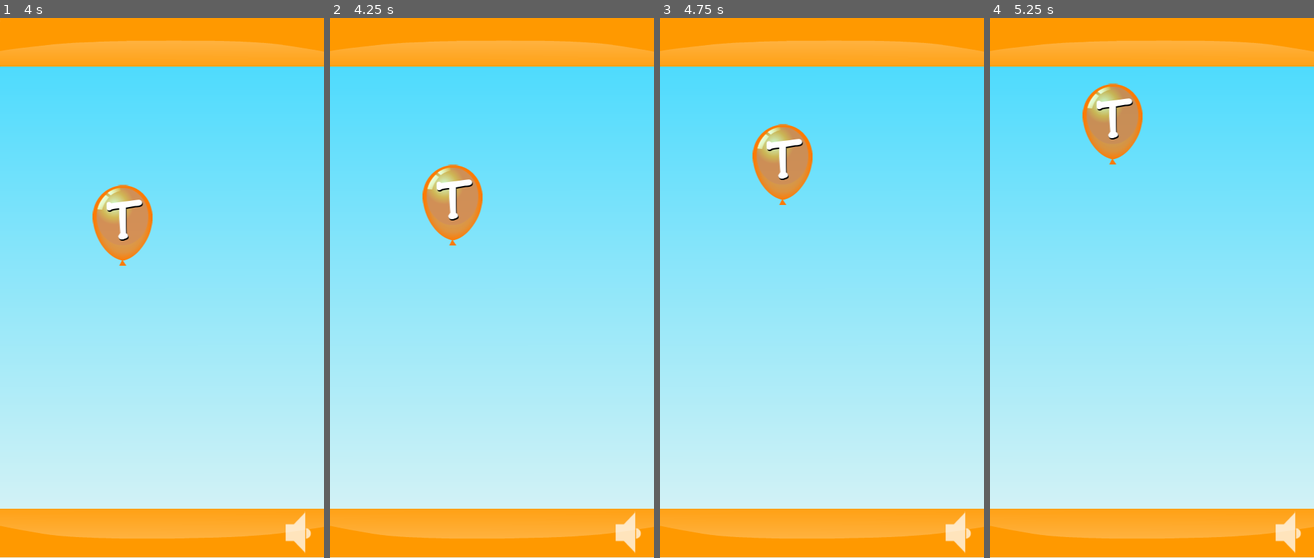
Above: before the commit, frames 1-4 (left to right).
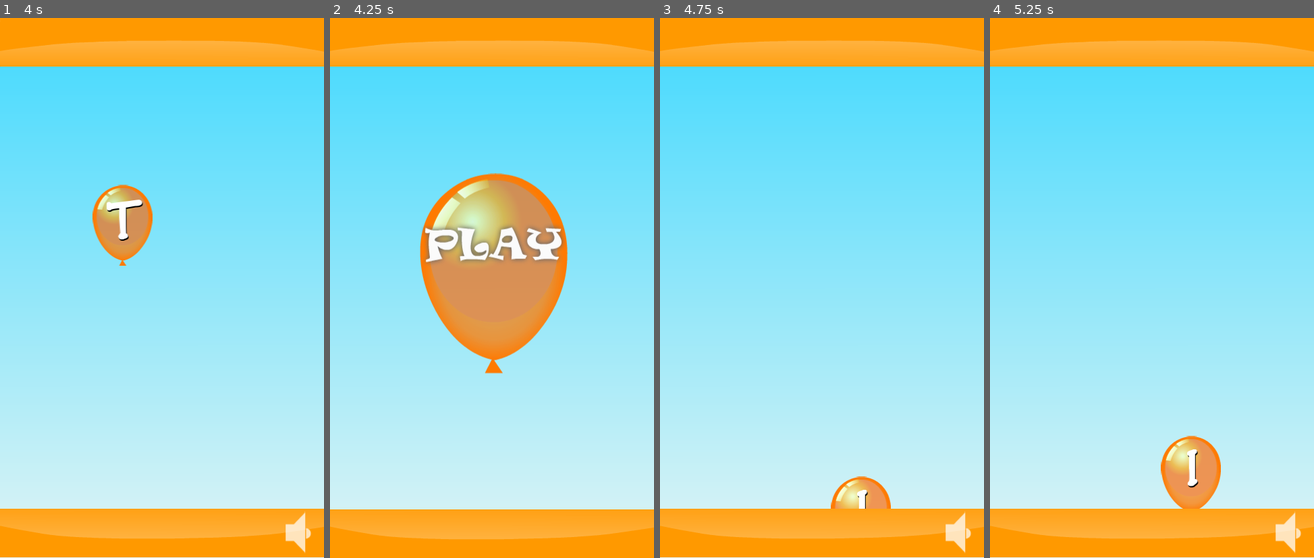
Above: after the commit, the same moments.

Repository: salvadorjhai/Godot-Baloon-Smasher
Game: Godot game, scene res://InGame.tscn
Two runs of this game, one before a commit and one after it. Both use one fixed random seed, a clock stepped at 60 frames per second and the inputs below. This scene is started directly instead of the project's main scene.
Inputs (mouse positions are in pixels of both pictures, inside the frame that each line leads up to):
- Up to frame 1 (4 s): tap Enter at 0.5, 0.6, 1.35, 2.1, 2.85, 3.6 s
- Up to frame 2 (4.25 s): tap Escape at 4.15 s
- Up to frame 3 (4.75 s): click (825, 271) at 4.27 s
- Up to frame 4 (5.25 s): tap Enter at 5.1 s

Frame 1 is identical in both runs. In frame 2, 14% of the frame differs, in the area x 0-100%, y 27-100%; in frame 3, 2.9%; in frame 4, 4.0%.

Commit message:
updated
key input enter - to get on game, esc to exit game.

Diff:
--- a/InGame.gd
+++ b/InGame.gd
@@ -18,6 +18,10 @@
 #func _process(delta):
 #	pass
 
+func _input(event):
+	if event is InputEventKey and event.is_pressed():
+		if event.scancode == KEY_ESCAPE:
+			get_tree().change_scene("res://StartMenu.tscn")
 
 func _on_btnMusicOnOff_pressed():
 	if is_on == true:
--- a/InGame.tscn
+++ b/InGame.tscn
@@ -115,5 +115,6 @@
 [node name="musicPlayer" type="AudioStreamPlayer" parent="."]
 stream = ExtResource( 13 )
 volume_db = -15.0
+
 [connection signal="pressed" from="CenterContainer/bgMusicOnOff/btnMusicOnOff" to="." method="_on_btnMusicOnOff_pressed"]
 [connection signal="animation_finished" from="PlayerBalloon" to="PlayerBalloon" method="_on_PlayerBalloon_animation_finished"]
--- a/Intro.tscn
+++ b/Intro.tscn
@@ -114,5 +114,6 @@
 
 [node name="AudioStreamPlayer" type="AudioStreamPlayer" parent="."]
 stream = ExtResource( 12 )
+
 [connection signal="animation_finished" from="AnimationPlayer" to="." method="_on_AnimationPlayer_animation_finished"]
 [connection signal="animation_finished" from="AnimationPlayer/AnimatedSpriteBaloon" to="." method="_on_AnimatedSpriteBaloon_animation_finished"]
--- a/PlayerBalloon.gd
+++ b/PlayerBalloon.gd
@@ -20,9 +20,11 @@
 	n.position = n.position.move_toward(Vector2(n.position.x, -120), delta * 120)
 
 	# if out of bounds
-	if n.position.y <= -120:
-		soundPlayer.play()
-		Reset()
+	if n.position.y <= 73:
+		get_node(".").play(currentColor)
+		soundPlayer.play(0)
+#		soundPlayer.play()
+#		Reset()
 
 func Reset():
 	var n = get_node(".")
--- a/StartMenu.gd
+++ b/StartMenu.gd
@@ -16,7 +16,12 @@
 # Called every frame. 'delta' is the elapsed time since the previous frame.
 #func _process(delta):
 #	pass
-
+func _input(event):
+	if event is InputEventKey and event.is_pressed():
+		if event.scancode == KEY_ENTER:
+			 _on_btnPlay_pressed()
+		if event.scancode == KEY_ESCAPE:
+			get_tree().quit()
 
 func _on_btnPlay_pressed():
 	get_node("menuSound").play()
--- a/StartMenu.tscn
+++ b/StartMenu.tscn
@@ -52,4 +52,5 @@
 
 [node name="menuSound" type="AudioStreamPlayer" parent="."]
 stream = ExtResource( 6 )
+
 [connection signal="pressed" from="play_buttonfw/btnPlay" to="." method="_on_btnPlay_pressed"]
--- a/project.godot
+++ b/project.godot
@@ -10,7 +10,6 @@
 
 _global_script_classes=[  ]
 _global_script_class_icons={
-
 }
 
 [application]
Not shown, changed: .gitignore
